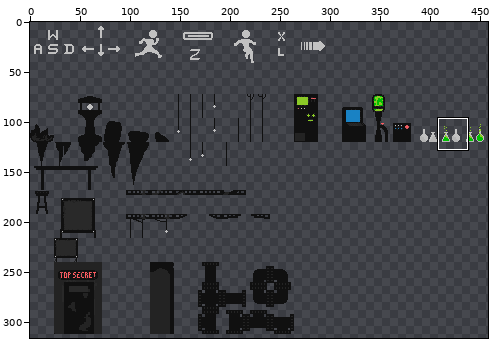
Two versions of one pixel-art file, Assets/sprites/TILES/Objects.ase. The first picture is a wide view before the edit; the outline marks the close-up.
Close-up. Earlier state:
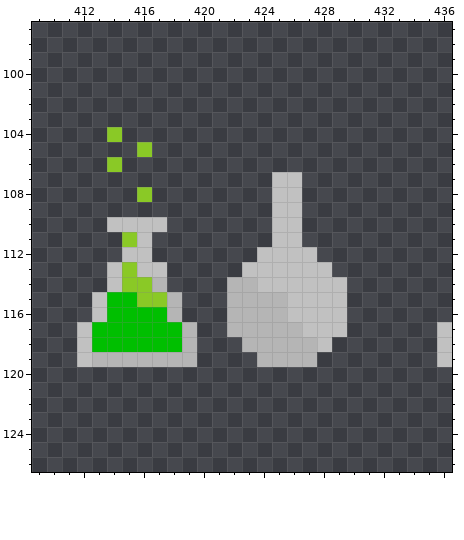
480x480 pixels, 1 frame. Colours within 5 levels of each other are drawn and written as one. Shown: x 409..436, y 97..126. The wide view leaves out empty margins.
New version:
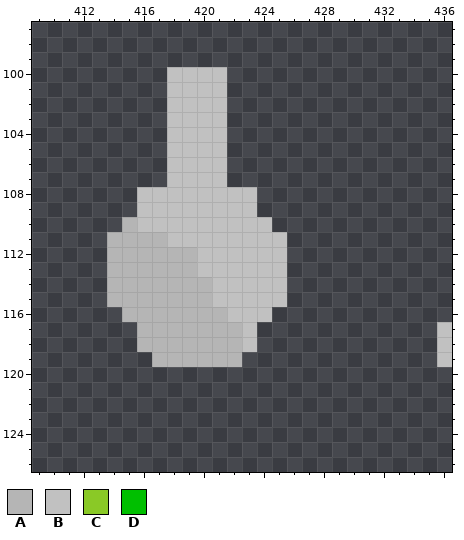
Palette (. is transparent): A #b5b5b5  B #c1c1c1  C #8ac926  D #00bf00
What changed:
The author put colour A in row 111 at x 414 and 417; in row 112 at x 414 and 417 to 419; in row 113 at x 418 to 419; in row 114 at x 418 to 420; in row 115 at x 419 to 420; in row 116 at x 419 to 421.
The author put colour A in row 117 at x 420 to 421; in rows 118 to 119 at x 420 to 422.
Colour B becomes colour A in row 110 at x 415; in row 111 at x 416; in row 112 at x 415 to 416; in row 113 at x 414 and 416 to 417; in row 114 at x 414.
Colour C becomes colour A in row 111 at x 415; in row 113 at x 415; in row 114 at x 415 to 416; in row 115 at x 416 to 417.
Colour D becomes colour A in row 115 at x 414 to 415; in row 116 at x 415 to 417; in rows 117 to 118 at x 416 to 418.
The author put colour B in rows 100 to 107 at x 418 to 421; in row 108 at x 417 to 423; in row 109 at x 416 to 423; in rows 110 to 111 at x 418 to 424; in row 112 at x 420 to 423; in row 113 at x 420 to 422.
The author put colour B in rows 114 to 115 at x 421.
Colour A becomes colour B in row 114 at x 422 to 423; in row 115 at x 422 to 425; in row 116 at x 422 to 424; in rows 117 to 118 at x 423.
Colour C becomes colour B in row 108 at x 416.
Colour A is removed in row 116 at x 425; in row 117 at x 424 to 426; in row 118 at x 424 to 427; in row 119 at x 413 to 416 and 424 to 427.
Colour B is removed in rows 107 to 109 at x 425 to 426; in row 110 at x 414 and 425 to 426; in row 111 at x 426; in row 112 at x 426 to 427; in row 113 at x 426 to 428; in row 114 at x 426 to 429.
Colour B is removed in rows 115 to 116 at x 413 and 426 to 429; in row 117 at x 412 and 427 to 429; in row 118 at x 412 and 428; in row 119 at x 412.
Colour C is removed in row 104 at x 414; in row 105 at x 416; in row 106 at x 414.
Colour D is removed in row 116 at x 414; in rows 117 to 118 at x 413 to 415.
